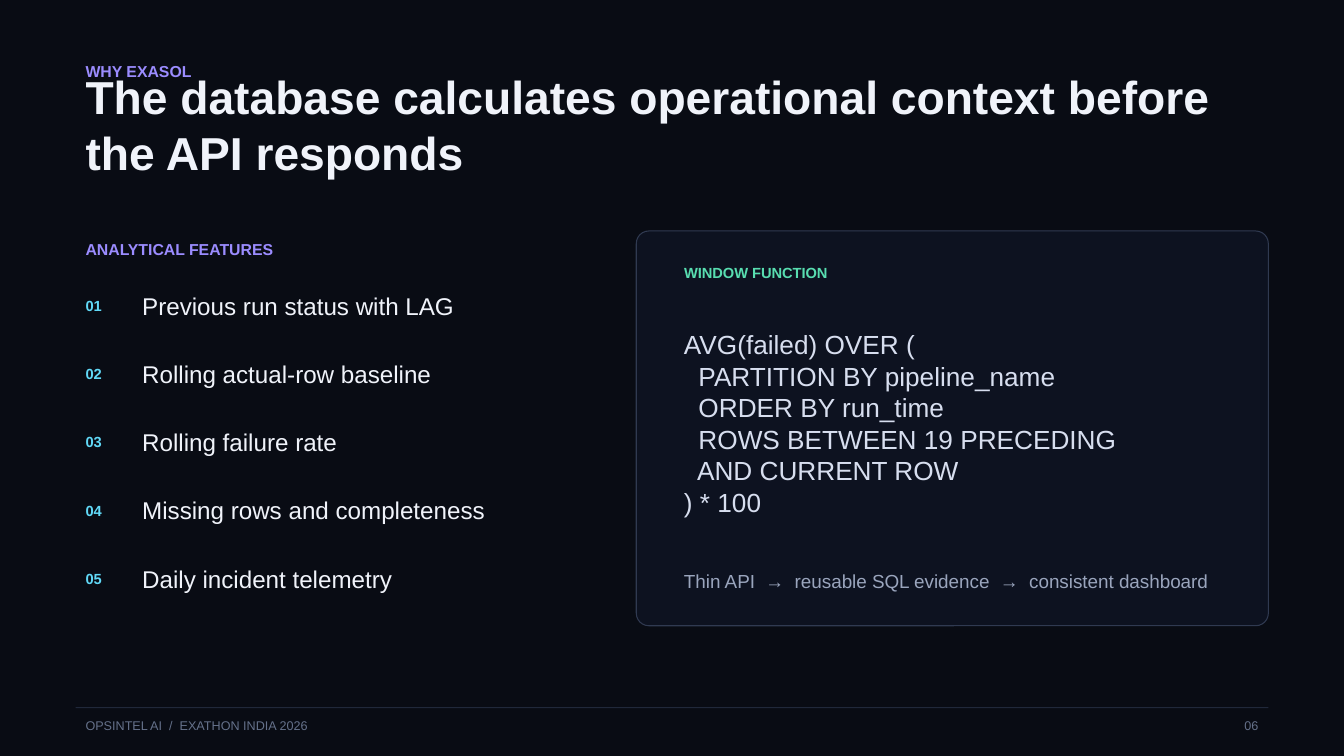
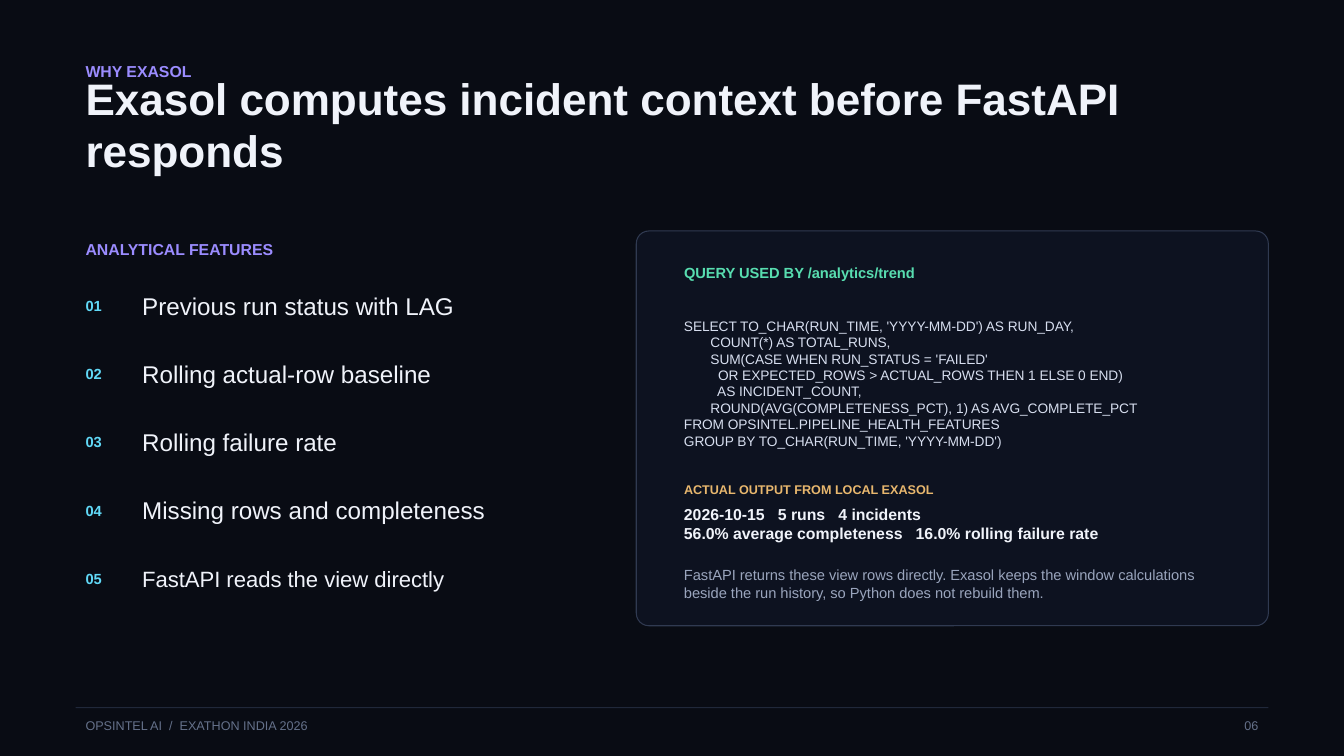
Before and after one commit to Anafa-thabassum/opsintel-ai, a slide deck: slide 6 of submission/opsintel-ai-pitch-deck.pptx. Drawn at 1344x756 pixels with LibreOffice and Linux fonts; fonts in the diff are those of the drawing. Boxes give left, top, right and bottom in pixels: in the first picture for what was removed or moved away, otherwise in the second. Text is boxed around its words. In the diff, an @@ line names an element or a change of style, - is before the commit and + after.

```diff
--- a/submission/opsintel-ai-pitch-deck.pptx
+++ b/submission/opsintel-ai-pitch-deck.pptx
@@ text at (86,83,1120,176): text changed; size 33 to 31.5 pt @@
-The database calculates operational context before the API responds
+Exasol computes incident context before FastAPI responds
@@ text at (684,267,915,281): text changed @@
-WINDOW FUNCTION
+QUERY USED BY /analytics/trend
@@ text at (684,321,1137,449): text changed; size 18.8 to 9.8 pt @@
-AVG(failed) OVER (
-PARTITION BY pipeline_name
-ORDER BY run_time
-ROWS BETWEEN 19 PRECEDING
-AND CURRENT ROW
-) * 100
+SELECT TO_CHAR(RUN_TIME, 'YYYY-MM-DD') AS RUN_DAY,
+COUNT(*) AS TOTAL_RUNS,
+SUM(CASE WHEN RUN_STATUS = 'FAILED'
+OR EXPECTED_ROWS > ACTUAL_ROWS THEN 1 ELSE 0 END)
+AS INCIDENT_COUNT,
+ROUND(AVG(COMPLETENESS_PCT), 1) AS AVG_COMPLETE_PCT
+FROM OPSINTEL.PIPELINE_HEALTH_FEATURES
+GROUP BY TO_CHAR(RUN_TIME, 'YYYY-MM-DD')
@@ text added at (684,485,934,494), 9 pt, text #E8B76E, bold @@
+ACTUAL OUTPUT FROM LOCAL EXASOL
@@ text added at (684,508,1098,543), 11.2 pt, text #F0F3FA, bold @@
+2026-10-15 5 runs 4 incidents
+56.0% average completeness 16.0% rolling failure rate
@@ text at (684,569,1194,601): text changed; size 13.5 to 10.5 pt @@
-Thin API → reusable SQL evidence → consistent dashboard
+FastAPI returns these view rows directly. Exasol keeps the window calculations beside the run history, so Python does not rebuild them.
@@ text at (142,571,444,592): text changed; size 17.2 to 15.8 pt @@
-Daily incident telemetry
+FastAPI reads the view directly
```
Also in this commit, not shown: 7 other slides changed, 16 other files.
